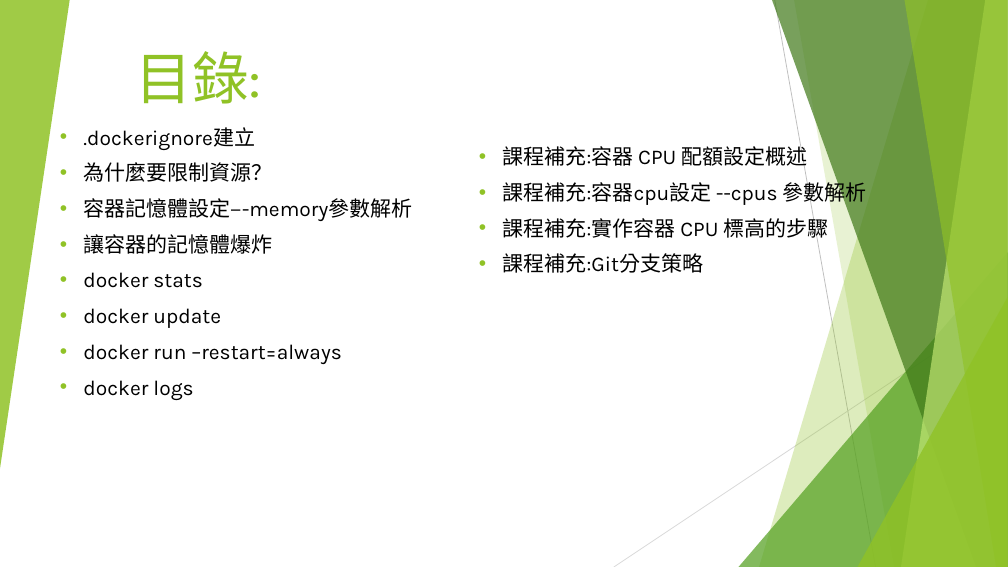
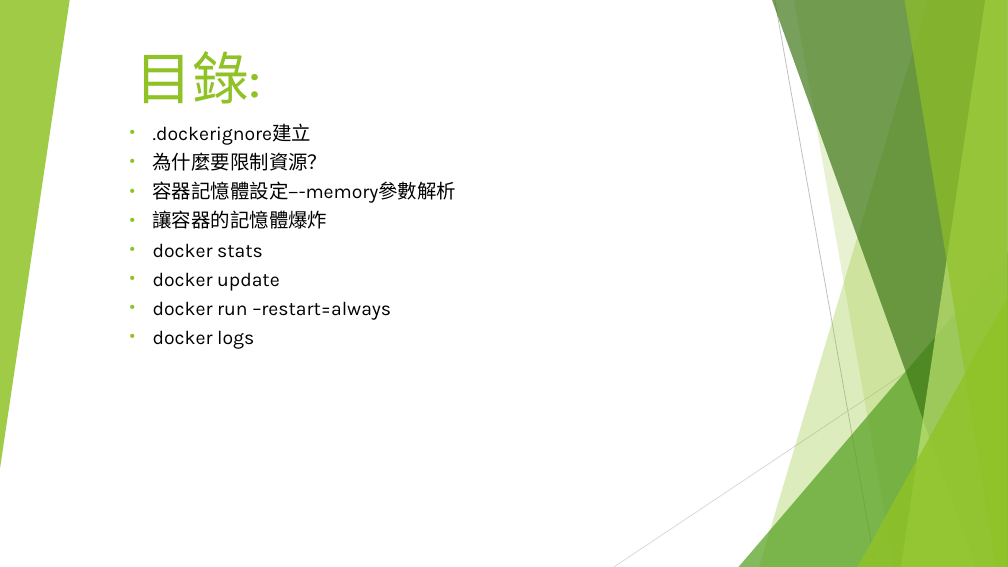
Before and after one commit to coolyuoo/Docker.Class4, a slide deck: slide 2 of 單元4.容器資源配置.pptx. Drawn at 1008x567 pixels with LibreOffice and Linux fonts; fonts in the diff are those of the drawing. Boxes give left, top, right and bottom in pixels: in the first picture for what was removed or moved away, otherwise in the second. Text is boxed around its words. In the diff, an @@ line names an element or a change of style, - is before the commit and + after.

```diff
--- a/單元4.容器資源配置.pptx
+++ b/單元4.容器資源配置.pptx
@@ subtitle ".dockerignore建立": place and size @@
-subtitle ".dockerignore建立" at (83,127,412,400)
+subtitle ".dockerignore建立" at (153,123,457,349)
@@ subtitle ".dockerignore建立" at (153,123,457,349): size 20 to 18.5 pt; indent changed; line spacing 1 to 0.8 @@
@@ text removed at (502,143,867,273) @@
-• 課程補充:容器 CPU 配額設定概述
-• 課程補充:容器cpu設定 --cpus 參數解析
-• 課程補充:實作容器 CPU 標高的步驟
-• 課程補充:Git分支策略
```
Also in this commit, not shown: 36 slides removed, 1 other file.
